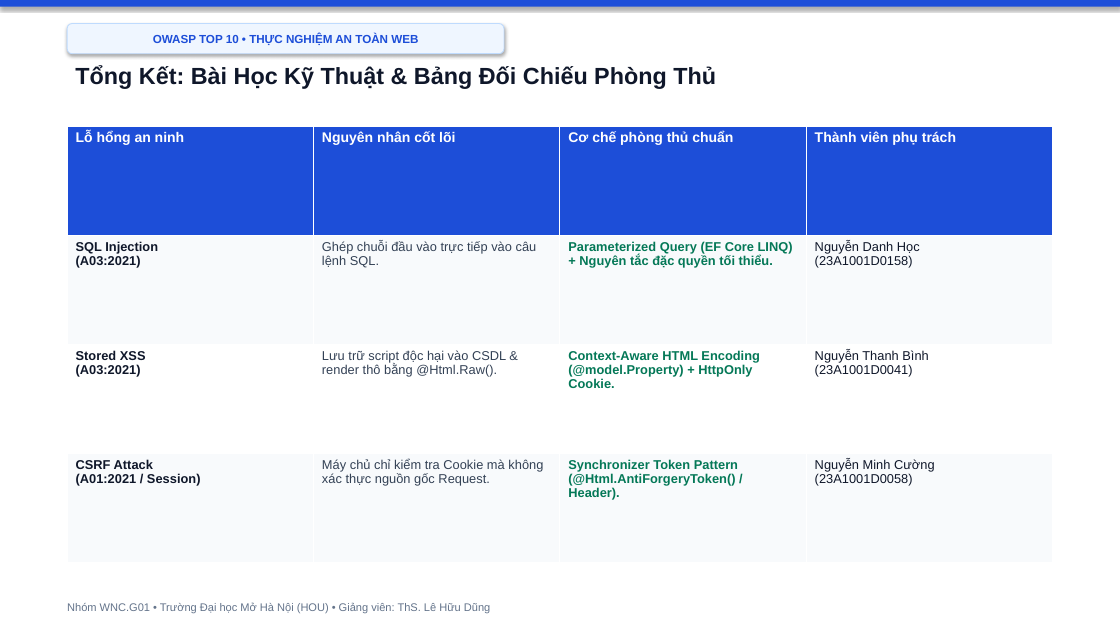
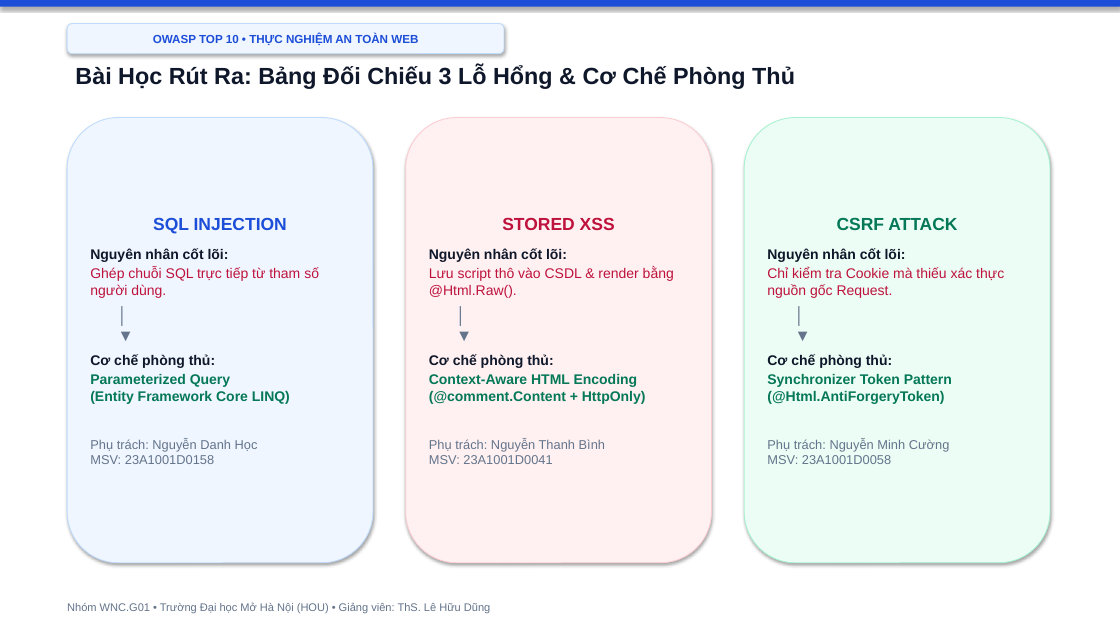
Before and after one commit to hocjsoo/OWASP_Demo, a slide deck: slide 18 of Slide_OWASP_Top3_Nhom_WNC_G01.pptx. Drawn at 1120x630 pixels with LibreOffice and Linux fonts; fonts in the diff are those of the drawing. Boxes give left, top, right and bottom in pixels: in the first picture for what was removed or moved away, otherwise in the second. Text is boxed around its words. In the diff, an @@ line names an element or a change of style, - is before the commit and + after.

```diff
--- a/Slide_OWASP_Top3_Nhom_WNC_G01.pptx
+++ b/Slide_OWASP_Top3_Nhom_WNC_G01.pptx
@@ text at (75, 65, 795, 89): text changed @@
-Tổng Kết: Bài Học Kỹ Thuật & Bảng Đối Chiếu Phòng Thủ
+Bài Học Rút Ra: Bảng Đối Chiếu 3 Lỗ Hổng & Cơ Chế Phòng Thủ
@@ rounded rectangle added at (67, 118, 373, 563), fill #EFF6FF, outline #BFDBFE 0.75 pt, 12 pt, text #047857, bold @@
+SQL INJECTION
+Nguyên nhân cốt lõi:
+Ghép chuỗi SQL trực tiếp từ tham số người dùng.
+│
+▼
+Cơ chế phòng thủ:
+Parameterized Query
+(Entity Framework Core LINQ)
+Phụ trách: Nguyễn Danh Học
+MSV: 23A1001D0158
@@ rounded rectangle added at (406, 118, 712, 563), fill #FFF1F2, outline #FECDD3 0.75 pt, 12 pt, text #047857, bold @@
+STORED XSS
+Nguyên nhân cốt lõi:
+Lưu script thô vào CSDL & render bằng @Html.Raw().
+│
+▼
+Cơ chế phòng thủ:
+Context-Aware HTML Encoding
+(@comment.Content + HttpOnly)
+Phụ trách: Nguyễn Thanh Bình
+MSV: 23A1001D0041
@@ rounded rectangle added at (744, 118, 1050, 563), fill #ECFDF5, outline #A7F3D0 0.75 pt, 12 pt, text #047857, bold @@
+CSRF ATTACK
+Nguyên nhân cốt lõi:
+Chỉ kiểm tra Cookie mà thiếu xác thực nguồn gốc Request.
+│
+▼
+Cơ chế phòng thủ:
+Synchronizer Token Pattern
+(@Html.AntiForgeryToken)
+Phụ trách: Nguyễn Minh Cường
+MSV: 23A1001D0058
@@ table removed at (67, 126, 1052, 563), 4 rows, 4 columns @@
-Lỗ hổng an ninh | Nguyên nhân cốt lõi | Cơ chế phòng thủ chuẩn | Thành viên phụ trách
-SQL Injection (A03:2021) | Ghép chuỗi đầu vào trực tiếp vào câu lệnh SQL. | Parameterized Query (EF Core LINQ) + Nguyên tắc đặc quyền tối thiểu. | Nguyễn Danh Học (23A1001D0158)
-Stored XSS (A03:2021) | Lưu trữ script độc hại vào CSDL & render thô bằng @Html.Raw(). | Context-Aware HTML Encoding (@model.Property) + HttpOnly Cookie. | Nguyễn Thanh Bình (23A1001D0041)
-CSRF Attack (A01:2021 / Session) | Máy chủ chỉ kiểm tra Cookie mà không xác thực nguồn gốc Request. | Synchronizer Token Pattern (@Html.AntiForgeryToken() / Header). | Nguyễn Minh Cường (23A1001D0058)
```
Also in this commit, not shown: 18 other slides changed, 2 other files.
